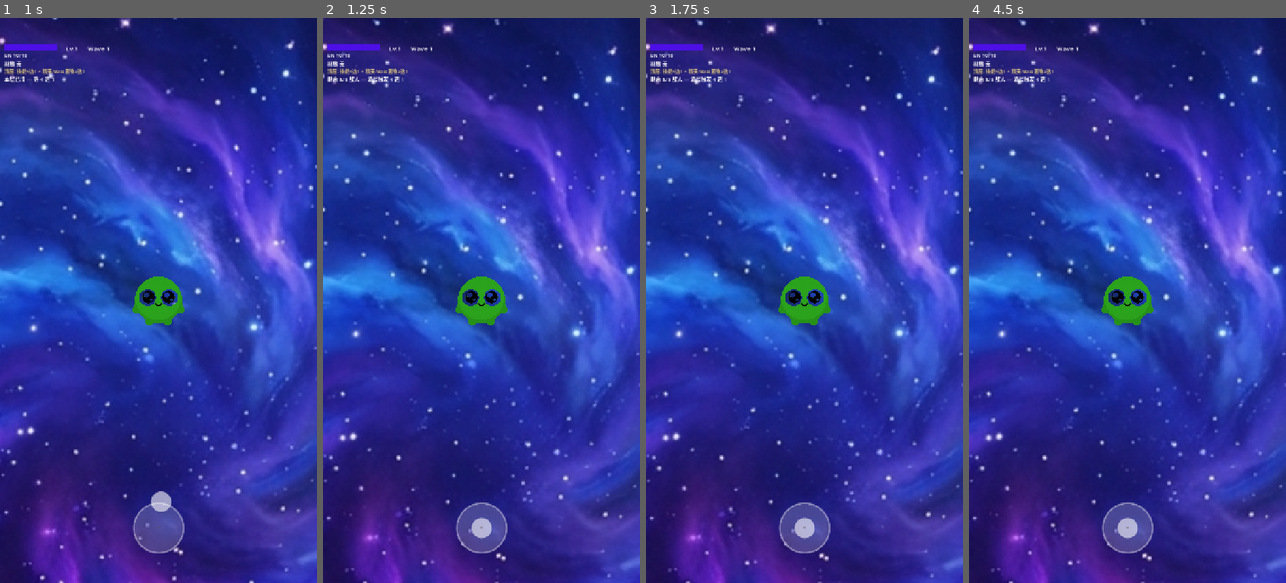
Above: before the commit, frames 1-4 (left to right).
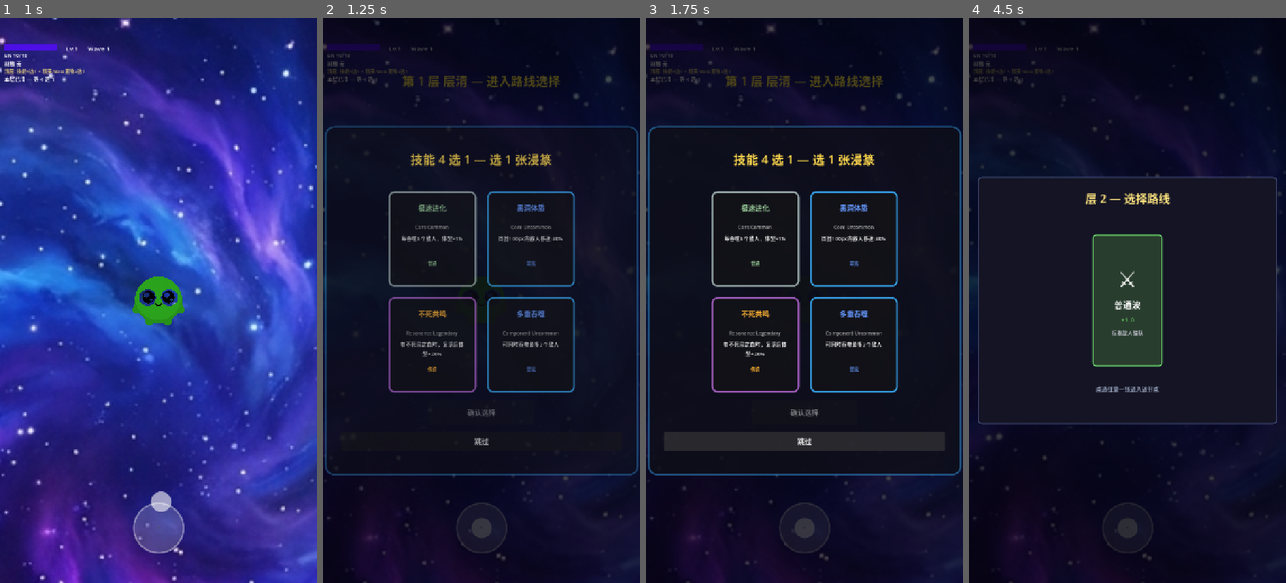
Above: after the commit, the same moments.

Repository: Gearace/DevourSurvivors
Game: Godot game, scene res://scenes/main_game.tscn
Two runs of this game, one before a commit and one after it. Both use one fixed random seed, a clock stepped at 60 frames per second and the inputs below.
Inputs (mouse positions are in pixels of both pictures, inside the frame that each line leads up to):
- Up to frame 1 (1 s): tap Enter at 0.5 s; drag from (158, 526) to (190, 176) at 0.52 s
- Up to frame 2 (1.25 s): no input
- Up to frame 3 (1.75 s): click (804, 441) at 1.25 s, where only the run after the commit has a clickable "跳过"
- Up to frame 4 (4.5 s): click (1127, 441) at 2 s, where only the run after the commit has a clickable "跳过"; click (1127, 441) at 2.75 s, where only the run after the commit has a clickable "跳过"; tap Space at 3.5 s; drag from (1064, 328) to (1111, 413) at 3.52 s; click (1127, 413) at 4.25 s, where only the run after the commit has a clickable "确认选择"

Frame 1 is identical in both runs. In frame 2, 100% of the frame differs, in the area x 0-100%, y 0-100%; in frame 3, 100%; in frame 4, 100%.
Error after the commit: Parse Error: Expected expression as dictionary key. (res://scripts/enemy_base.gd:59)

Commit message:
M6 关卡设计 v1.2 美术 P0: 4 精英 + 3 章节 Boss 贴图 + 接入 enemy_base
- 新增 7 张 P0 素材 (assets/sprites/enemies/):
  enemy_elite_tearer / toxin / mirror / fortress (精英 4 变体, GDD 7.3)
  enemy_boss_ch1 / boss_v2_void / boss_v3_abyss (章节 Boss 3 形态, GDD 7.5)
- enemy_base.gd textures 字典补齐 7 个新 key, 消除占位 ColorRect 色块
- 补回 HEAD 版本中被早期 patch 误删的 _ready / _physics_process / reset /
  die / _update_visuals / _ensure_gnaw_ring / GnawRing 等核心方法 (406 行)
- 新增 docs/ArtAssets_关卡v1.2_需求规范.md: 代码衔接点 / 命名规范 /
  P0-P2 批次清单 / 目录结构 / AI 提示词 (16KB)
- 删除已被覆盖的 docs/ArtAssets_Level_v1.2.md (旧占位)

Diff:
--- a/scripts/enemy_base.gd
+++ b/scripts/enemy_base.gd
@@ -56,7 +56,15 @@
 	"heavy": preload("res://assets/sprites/enemies/enemy_heavy.png"),
 	"split": preload("res://assets/sprites/enemies/enemy_split.png"),
 	"decoy": preload("res://assets/sprites/enemies/enemy_decoy.png"),
-	"boss": preload("res://assets/sprites/enemies/enemy_boss.png")
+	"boss": preload("res://assets/sprites/enemies/enemy_boss.png"),
+	// v1.2 多大关: 精英 4 变体 (GDD 7.3) + 章节 Boss 3 形态 (GDD 7.5)
+	"elite_tearer":   preload("res://assets/sprites/enemies/enemy_elite_tearer.png"),
+	"elite_toxin":    preload("res://assets/sprites/enemies/enemy_elite_toxin.png"),
+	"elite_mirror":   preload("res://assets/sprites/enemies/enemy_elite_mirror.png"),
+	"elite_fortress": preload("res://assets/sprites/enemies/enemy_elite_fortress.png"),
+	"boss_ch1":       preload("res://assets/sprites/enemies/enemy_boss_ch1.png"),
+	"boss_v2_void":   preload("res://assets/sprites/enemies/enemy_boss_v2_void.png"),
+	"boss_v3_abyss":  preload("res://assets/sprites/enemies/enemy_boss_v3_abyss.png")
 }
 
 # ─── 信号 ─────────────────────────────────────────
@@ -66,7 +74,6 @@
 func _ready() -> void:
 	collision_layer = 2
 	collision_mask = 0
-
 
 	add_to_group("enemies")
 	set_meta("enemy_type", enemy_type)
@@ -77,22 +84,17 @@
 	_update_visuals()
 
 func _physics_process(delta: float) -> void:
-	# 刷新啃食进度环
 	_update_gnaw_ring()
-	# 恐惧抖动效果
-	if _fear_shake > 0:
+	if _fear_shake > 0.0:
 		_fear_shake -= delta
-		position += Vector2(randf() - 0.5, randf() - 0.5) * _fear_shake * 5.0
-	# 更新位置
+		if _fear_shake <= 0.0: _fear_shake = 0.0
+		var shake = 5.0 * min(_fear_shake, 1.0)
+		position += Vector2(randf() - 0.5, randf() - 0.5) * shake
 	global_position += _velocity * delta
-	# 边界限制 (固定 720x1280 场地)
 	global_position.x = clamp(global_position.x, body_radius, 720.0 - body_radius)
 	global_position.y = clamp(global_position.y, body_radius, 1280.0 - body_radius)
-	# 精英专属行为 (GDD 5.8)
 	_process_elite(delta)
-	# v1.2 多大关 Boss 3 阶段 (只狼阶段化, §3.3)
 	_process_boss(delta)
-
 
 ## 重置敌人到可用状态 (对象池用)
 func reset(pos: Vector2, type_data: Dictionary = {}) -> void:
@@ -103,13 +105,11 @@
 	_wander_angle = randf() * TAU
 	_wander_timer = 0.0
 	_fear_shake = 0.0
-	# 精英机制重置 (GDD 5.8)
 	_elite_timer = 0.0
 	if enemy_type in ["elite_tearer", "elite_toxin", "elite_mirror", "elite_fortress"]:
 		_apply_elite_default()
 	if enemy_type == "elite_fortress":
 		set_meta("gnaw_slow", FORTRESS_GNAW_SLOW)
-	# v1.2 多大关 Boss 阶段重置 (对象池复用)
 	if _is_boss_type():
 		_reset_boss_state()
 	is_fleeing = false
@@ -123,7 +123,6 @@
 			set_meta("body_radius", body_radius)
 		if type_data.has("color"): color = type_data["color"]
 		_update_visuals()
-
 
 ## 敌人死亡
 func die() -> void:
@@ -197,10 +196,6 @@
 	var dir := global_position - player_ref.global_position
 	return dir.normalized()
 
-## ─── 啃食进度环 (GDD 3.2.2) ───────────────────────────────
-## 由 PlayerController 每帧写入 meta "gnaw_progress" (0.0~1.0)
-## 敌人基类根据该 meta 刷新进度环
-
 func _ensure_gnaw_ring() -> void:
 	if _gnaw_ring and is_instance_valid(_gnaw_ring):
 		return
@@ -212,7 +207,6 @@
 	add_child(ring)
 	_gnaw_ring = ring
 
-## 每帧刷新进度环显示 (由 _physics_process 调用)
 func _update_gnaw_ring() -> void:
 	if _gnaw_ring == null or not is_instance_valid(_gnaw_ring):
 		return
@@ -223,18 +217,13 @@
 	else:
 		_gnaw_ring.visible = false
 
-## 清除啃食进度
 func clear_gnaw() -> void:
 	set_meta("gnaw_progress", 0.0)
 	if _gnaw_ring and is_instance_valid(_gnaw_ring):
 		_gnaw_ring.visible = false
 
-
-# ─── 嵌套类：啃食进度环渲染节点 ───────────────────────────
 class GnawRing:
 	extends Node2D
-	## 啃食进度环 — 环形进度条替代血条 (GDD 3.2.2)
-	## 挂载在敌人身上，由 set_progress() 驱动
 
 	var ring_radius: float = 21.0
 	var thickness: float = 4.0
@@ -247,65 +236,10 @@
 		queue_redraw()
 
 	func _draw() -> void:
-		# 背景环
 		draw_arc(Vector2.ZERO, ring_radius, 0.0, TAU, 48, bg_color, thickness, true)
-		# 进度环 (从顶部开始顺时针)
 		if _progress > 0.0:
-			var end_angle: float = TAU * _progress - PI / 2.0
+			var end_angle = TAU * _progress - PI / 2.0
 			draw_arc(Vector2.ZERO, ring_radius, -PI / 2.0, end_angle, 48, ring_color, thickness, true)
-
-
-## ─── 精英专属行为分发 (GDD 7.3 / 5.8) ───────────────────────
-func _process_elite(delta: float) -> void:
-	if not active:
-		return
-	match enemy_type:
-		"elite_tearer":
-			_update_tearer(delta)
-		"elite_toxin":
-			_update_toxin()
-
-## 撕裂者：每 4s 向玩家发撕裂波（300px 直线）
-func _update_tearer(delta: float) -> void:
-	_elite_timer += delta
-	if _elite_timer >= TEARER_COOLDOWN:
-		_elite_timer = 0.0
-		_fire_tear_wave()
-
-func _fire_tear_wave() -> void:
-	if player_ref == null:
-		return
-	var dist := global_position.distance_to(player_ref.global_position)
-	if dist <= 300.0:
-		if player_ref.has_method("take_damage"):
-			player_ref.take_damage(SPLIT_WAVE_DMG)
-		var bus = get_node_or_null("/root/MainGame/EventBus")
-		if bus and bus.has_signal("screen_shake"):
-			bus.emit_signal("screen_shake", 0.2, 6.0)
-
-## 毒囊：靠近玩家时施加中毒
-func _update_toxin() -> void:
-	if player_ref == null:
-		return
-	var dist = global_position.distance_to(player_ref.global_position)
-	if dist < POISON_RANGE and player_ref.has_method("apply_poison"):
-		player_ref.apply_poison(TOXIN_DPS, TOXIN_DURATION)
-
-## 镜影：通过对象池召唤 2 个诱饵分身
-func _spawn_mirrors() -> void:
-	var pool = get_node_or_null("/root/MainGame/ObjectPool")
-	if pool == null:
-		return
-	for i in range(MIRROR_CLONE_COUNT):
-		var offset = Vector2(randf_range(-50, 50), randf_range(-50, 50))
-		var clone_data := {
-			"enemy_type": "decoy",
-			"speed": 60.0,
-			"body_radius": 18.0,
-			"color": Color(0.9, 0.5, 0.7),
-			"capture_value": 0.5,
-		}
-		pool.spawn(global_position + offset, clone_data)
 
 ## 按 elite 类型设置默认体型/血量/颜色
 func _apply_elite_default() -> void:
@@ -326,6 +260,58 @@
 			body_radius = 50.0
 			max_hp = 10
 			color = Color(0.7, 0.55, 0.3)
+
+## 镜影：被吞噬时召唤 2 个诱饵分身 (GDD 7.3)
+func _spawn_mirrors() -> void:
+	var pool = get_node_or_null("/root/MainGame/ObjectPool")
+	if pool == null:
+		return
+	for i in range(MIRROR_CLONE_COUNT):
+		var offset = Vector2(randf_range(-50, 50), randf_range(-50, 50))
+		var clone_data := {
+			"enemy_type": "decoy",
+			"speed": 60.0,
+			"body_radius": 18.0,
+			"color": Color(0.9, 0.5, 0.7),
+			"capture_value": 0.5,
+		}
+		pool.spawn(global_position + offset, clone_data)
+
+## 精英专属行为分发 (GDD 7.3 / 5.8)
+func _process_elite(delta: float) -> void:
+	if not active:
+		return
+	match enemy_type:
+		"elite_tearer":
+			_update_tearer(delta)
+		"elite_toxin":
+			_update_toxin()
+
+## 撕裂者：每 4s 向玩家发撕裂波（300px 直线）
+func _update_tearer(delta: float) -> void:
+	_elite_timer += delta
+	if _elite_timer >= TEARER_COOLDOWN:
+		_elite_timer = 0.0
+		_fire_tear_wave()
+
+func _fire_tear_wave() -> void:
+	if player_ref == null:
+		return
+	var dist := global_position.distance_to(player_ref.global_position)
+	if dist <= 300.0:
+		if player_ref.has_method("take_damage"):
+			player_ref.take_damage(SPLIT_WAVE_DMG)
+		var bus = get_node_or_null("/root/MainGame/EventBus")
+		if bus and bus.has_signal("screen_shake"):
+			bus.emit_signal("screen_shake", 0.2, 6.0)
+
+## 毒囊：靠近玩家时施加中毒
+func _update_toxin() -> void:
+	if player_ref == null:
+		return
+	var dist = global_position.distance_to(player_ref.global_position)
+	if dist < POISON_RANGE and player_ref.has_method("apply_poison"):
+		player_ref.apply_poison(TOXIN_DPS, TOXIN_DURATION)
 
 ## 掉落（GDD 7.3：精英必掉 遗物60% / 传说40%）
 ## ─── v1.2 多大关 Boss 3 阶段 (只狼阶段化 + 黑神话忍杀, §3.3) ───
Binary file added: assets/sprites/enemies/enemy_boss_ch1.png
Binary file added: assets/sprites/enemies/enemy_boss_v2_void.png
Binary file added: assets/sprites/enemies/enemy_boss_v3_abyss.png
Binary file added: assets/sprites/enemies/enemy_elite_fortress.png
Binary file added: assets/sprites/enemies/enemy_elite_mirror.png
Binary file added: assets/sprites/enemies/enemy_elite_tearer.png
Binary file added: assets/sprites/enemies/enemy_elite_toxin.png
Not shown, removed: docs/ArtAssets_Level_v1.2.md
Not shown, changed: docs/ArtAssets_关卡v1.2_需求规范.md
